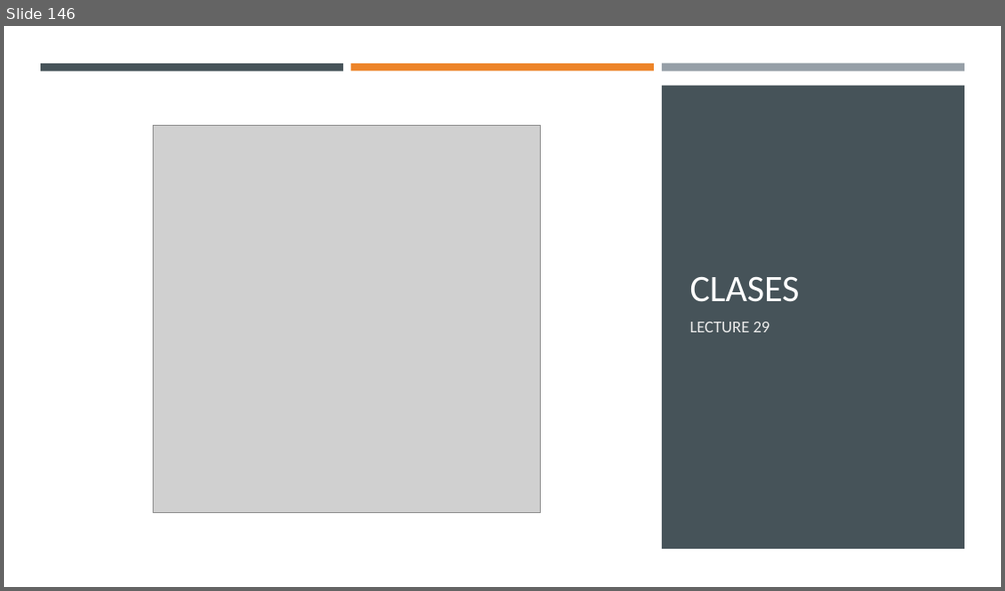
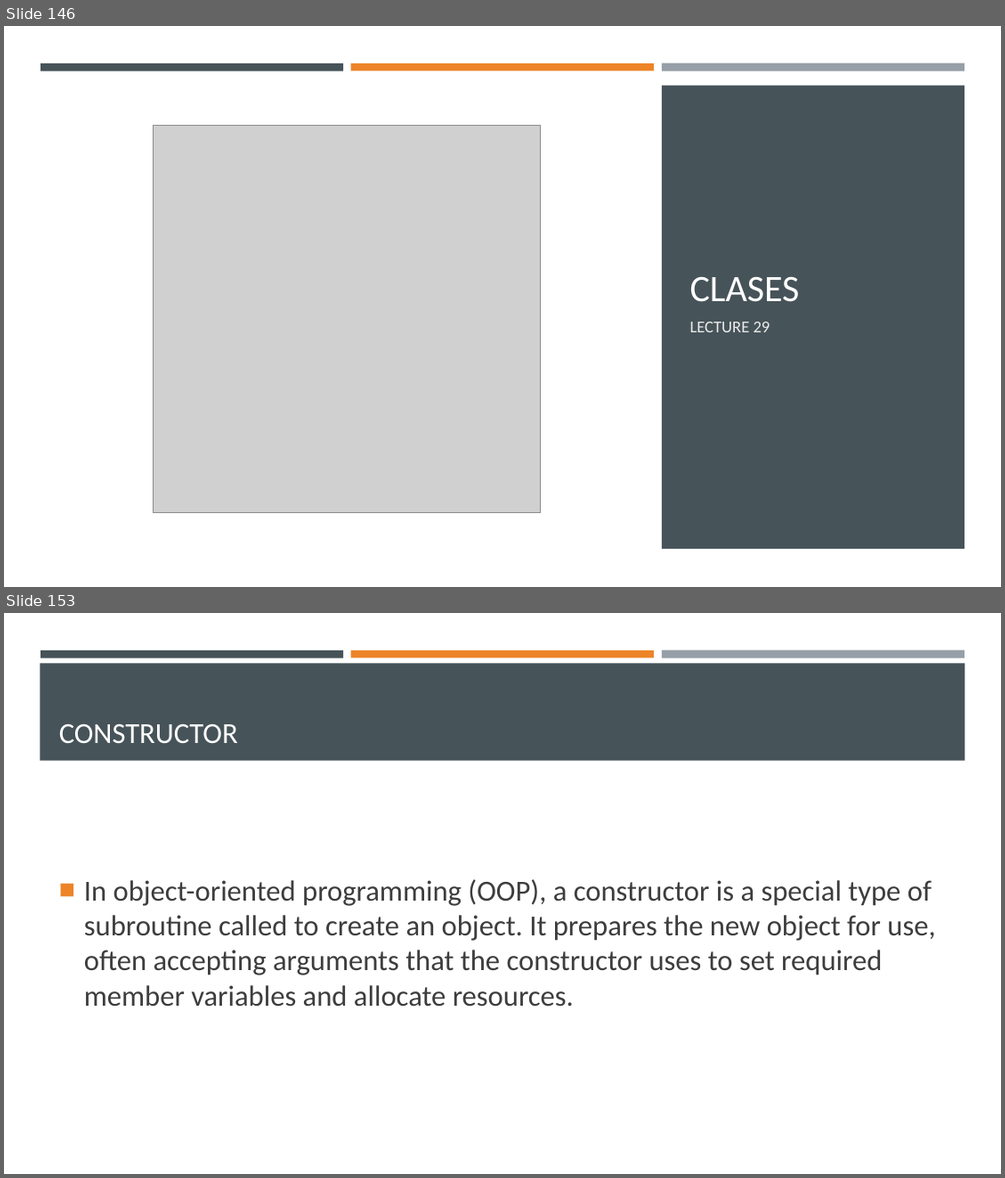
Before and after one commit to Ghost0396/iot, a slide deck: python/Python 3.pptx. Shown one above the other, each under a label of ours: slide 146 before the commit, slides 146 and 153 after it; the slides between them are not shown. The pictures are 1005x591 and 1005x1178 pixels, drawn with LibreOffice and Linux fonts; fonts in the diff are those of the drawing; grey boxes stand for pictures. Boxes give left, top, right and bottom in pixels: in the first picture for what was removed or moved away, otherwise in the second. Text is boxed around its words. In the diff, an @@ line names an element or a change of style, - is before the commit and + after.

```diff
--- a/python/Python 3.pptx
+++ b/python/Python 3.pptx
@@ slide 153 added at (4,613,1001,1174), background #FFFFFF @@
@@ rectangle added at (40,663,965,761), fill #465359 @@
@@ rectangle added at (40,650,343,657), fill #465359 @@
@@ rectangle added at (351,650,654,657), fill #ED8428 @@
@@ rectangle added at (662,650,964,658), fill #969FA7 @@
@@ title added at (59,724,238,743), 28 pt, text #FFFFFF @@
+CONSTRUCTOR
@@ text added at (84,879,935,1006), 28 pt, text #3D3D3D @@
+■ In object-oriented programming (OOP), a constructor is a special type of subroutine called to create an object. It prepares the new object for use, often accepting arguments that the constructor uses to set required member variables and allocate resources.
```
Also in this commit, not shown: 8 other slides added, 4 other files.
